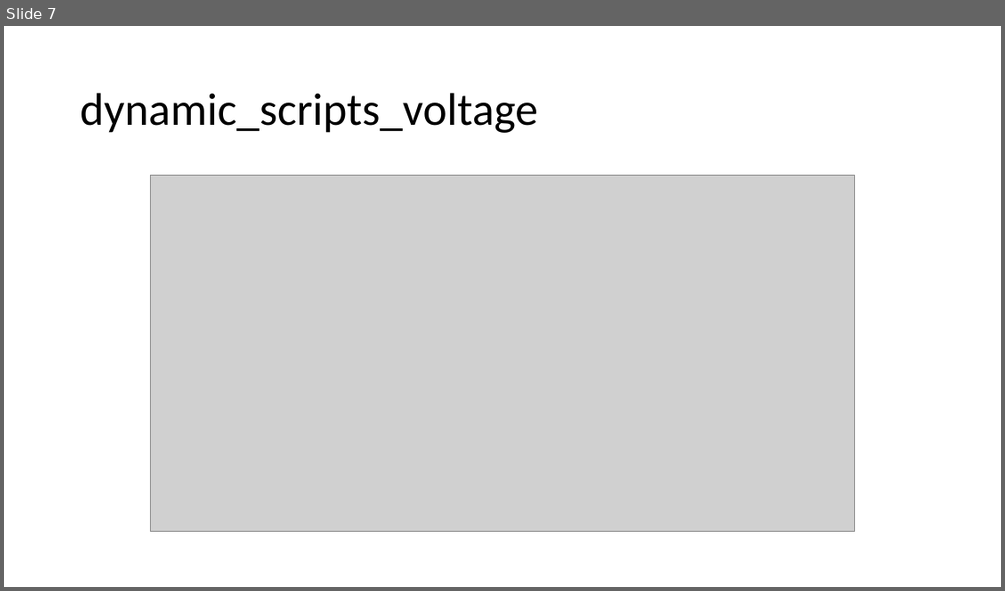
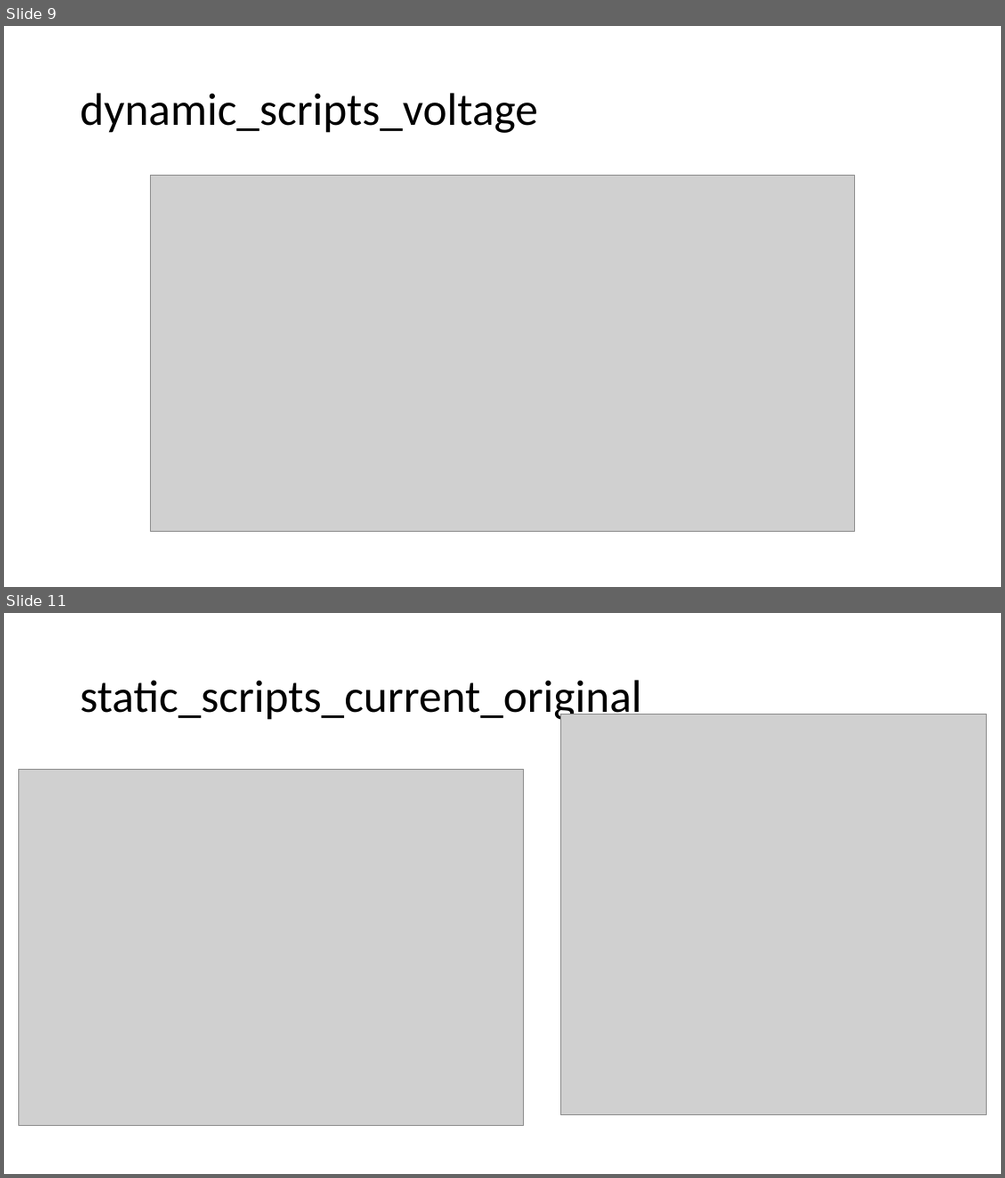
Before and after one commit to novakovicluka97/battery_parameter_parsing, a slide deck: Docs/First output model for Typhoon 15.10.2022.pptx. Shown one above the other, each under a label of ours: slide 7 before the commit, slides 9 and 11 after it; the slides between them are not shown. The pictures are 1005x591 and 1005x1178 pixels, drawn with LibreOffice and Linux fonts; fonts in the diff are those of the drawing; grey boxes stand for pictures. Boxes give left, top, right and bottom in pixels: in the first picture for what was removed or moved away, otherwise in the second. Text is boxed around its words. In the diff, an @@ line names an element or a change of style, - is before the commit and + after.

```diff
--- a/Docs/First output model for Typhoon 15.10.2022.pptx
+++ b/Docs/First output model for Typhoon 15.10.2022.pptx
@@ slide 11 added at (4, 613, 1001, 1174), background #FFFFFF @@
@@ title added at (80, 680, 641, 722), 44 pt, text #000000 @@
+static_scripts_current_original
@@ picture added at (560, 714, 987, 1116) @@
@@ picture added at (18, 770, 523, 1126) @@
@@ what was slide 7 is now slide 9 @@
```
Also in this commit, not shown: 2 slides changed, 8 other slides added, 1 slide removed, 5 other files.
